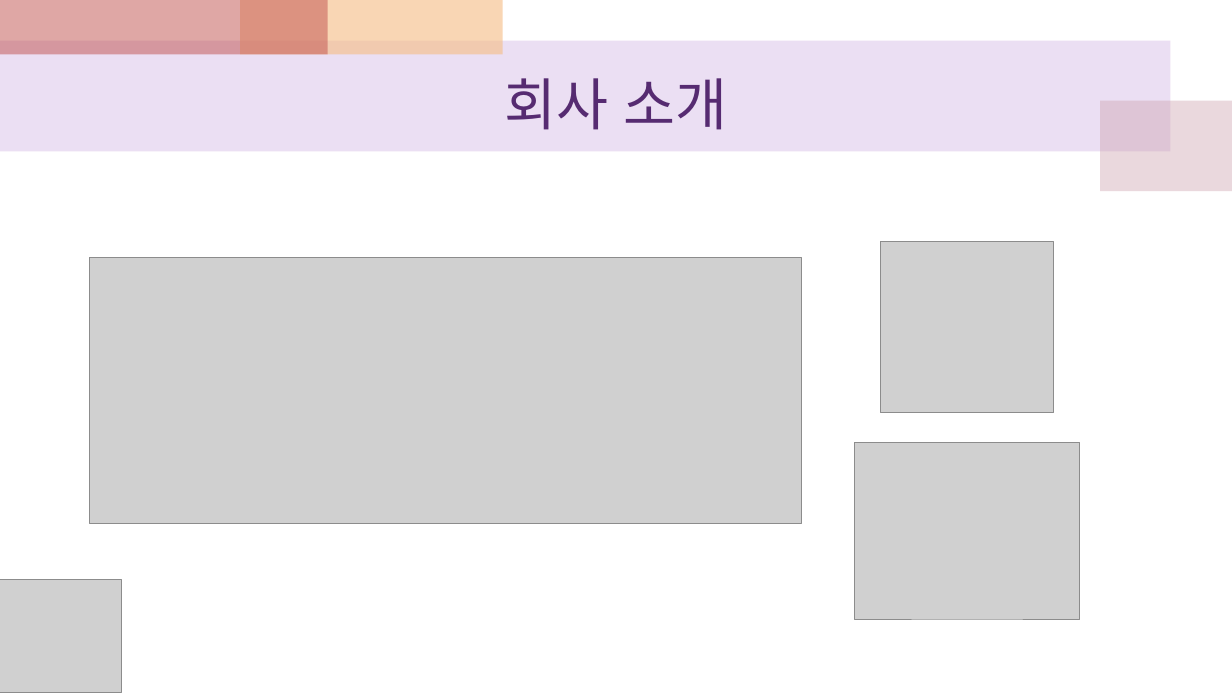
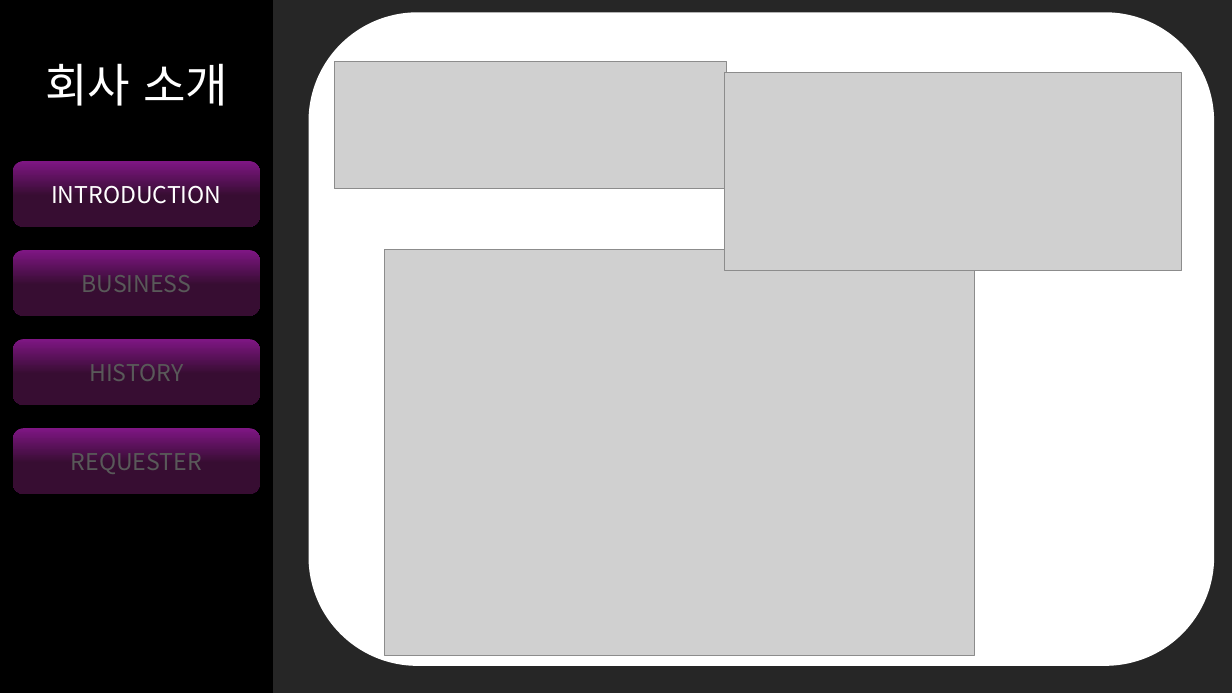
Before and after one commit to heuristic8698/ITbank_final, a slide deck: slide 3 of 프로젝트 시나리오.pptx. Drawn at 1232x693 pixels with LibreOffice and Linux fonts; fonts in the diff are those of the drawing; grey boxes stand for pictures. Boxes give left, top, right and bottom in pixels: in the first picture for what was removed or moved away, otherwise in the second. Text is boxed around its words. In the diff, an @@ line names an element or a change of style, - is before the commit and + after.

```diff
--- a/프로젝트 시나리오.pptx
+++ b/프로젝트 시나리오.pptx
@@ background #FFFFFF to #262626 @@
@@ rectangle removed at bbox=[0, 0, 328, 55] @@
@@ rectangle added at bbox=[0, 0, 273, 693], fill #000000 @@
@@ title "회사 소개": place and size @@
-title "회사 소개" at bbox=[504, 78, 728, 130]
+title "회사 소개" at bbox=[45, 63, 228, 106]
@@ title "회사 소개" at bbox=[45, 63, 228, 106]: size 44 to 36 pt, font Calibri to Noto Sans CJK KR, text colour #562B71 to #FFFFFF; line spacing 1 to 0.9 @@
@@ rectangle removed at bbox=[240, 0, 503, 55] @@
@@ rounded rectangle added at bbox=[309, 12, 1214, 665], fill #FFFFFF @@
@@ rectangle removed at bbox=[0, 41, 1171, 152] @@
@@ picture added at bbox=[335, 61, 727, 189] @@
@@ picture added at bbox=[725, 72, 1182, 271] @@
@@ rectangle removed at bbox=[1101, 101, 1232, 191] @@
@@ rounded rectangle added at bbox=[13, 161, 260, 226], fill gradient #7F1684 to #370D32, 18 pt, text #FFFFFF @@
+INTRODUCTION
@@ rounded rectangle added at bbox=[13, 250, 260, 316], fill gradient #7F1684 to #370D32, 18 pt, text #595959 @@
+BUSINESS
@@ picture removed at bbox=[90, 258, 801, 524] @@
@@ picture added at bbox=[384, 250, 974, 656] @@
@@ picture removed at bbox=[881, 242, 1055, 413] @@
@@ rounded rectangle added at bbox=[13, 339, 260, 405], fill gradient #7F1684 to #370D32, 18 pt, text #595959 @@
+HISTORY
@@ rounded rectangle added at bbox=[13, 428, 260, 494], fill gradient #7F1684 to #370D32, 18 pt, text #595959 @@
+REQUESTER
@@ picture removed at bbox=[855, 443, 1080, 619] @@
@@ picture removed at bbox=[0, 579, 121, 693] @@
```
Also in this commit, not shown: 9 other slides changed, 4 slides added, 1 slide removed, 3 other files.
